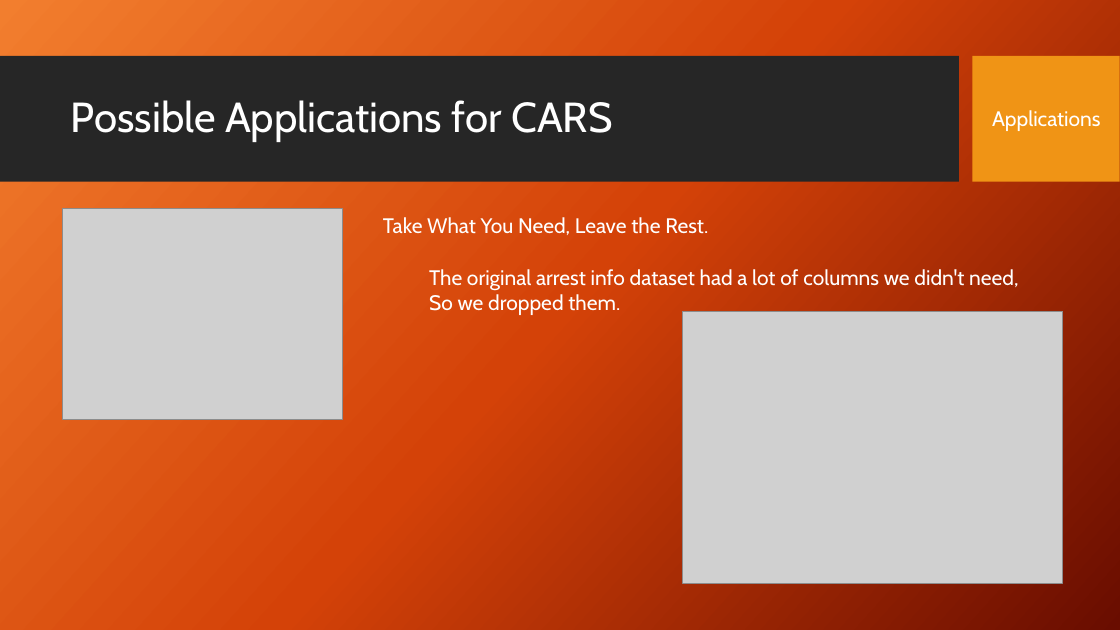
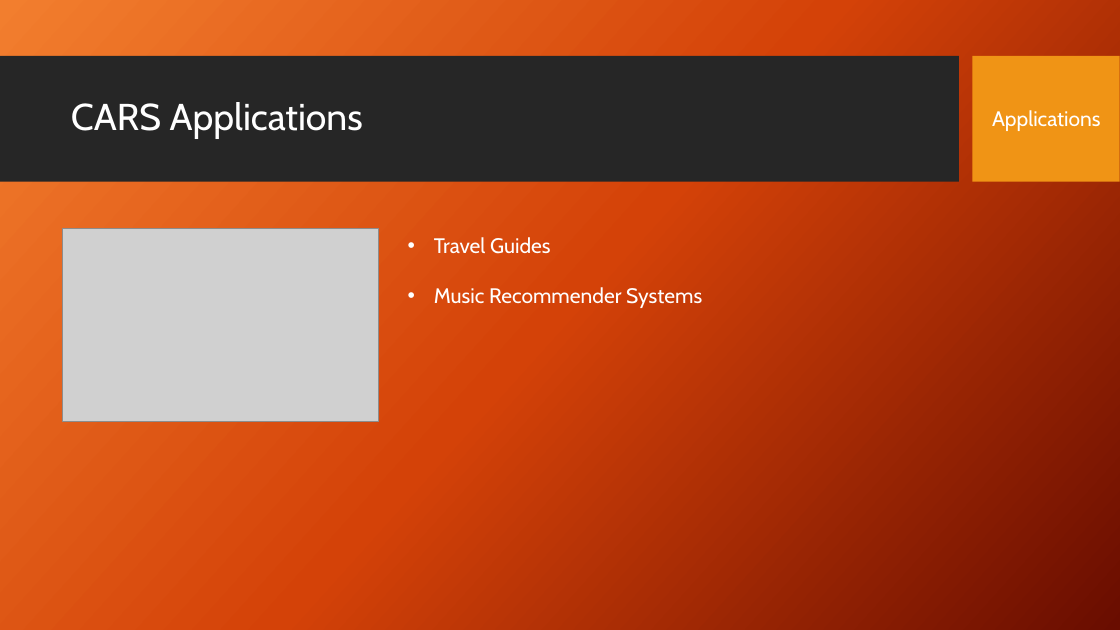
Before and after one commit to stephen-haslett/data612, a slide deck: slide 5 of SHaslettRecommenderSystemsInContext.pptx. Drawn at 1120x630 pixels with LibreOffice and Linux fonts; fonts in the diff are those of the drawing; grey boxes stand for pictures; background and template pictures are left out. Boxes give left, top, right and bottom in pixels: in the first picture for what was removed or moved away, otherwise in the second. Text is boxed around its words. In the diff, an @@ line names an element or a change of style, - is before the commit and + after.

```diff
--- a/SHaslettRecommenderSystemsInContext.pptx
+++ b/SHaslettRecommenderSystemsInContext.pptx
@@ title at <box>71,102,363,139</box>: text changed; size 36 to 32 pt @@
-Possible Applications for CARS
+CARS Applications
@@ picture: place and size @@
-picture at <box>62,208,342,419</box>
+picture at <box>62,229,378,422</box>
@@ text at <box>434,237,702,308</box>: text changed @@
-Take What You Need, Leave the Rest.
+• Travel Guides
+• Music Recommender Systems
@@ text removed at <box>429,269,1018,315</box> @@
-The original arrest info dataset had a lot of columns we didn't need,
-So we dropped them.
@@ picture removed at <box>682,312,1063,583</box> @@
```
Also in this commit, not shown: 1 slide added, 1 slide removed.
